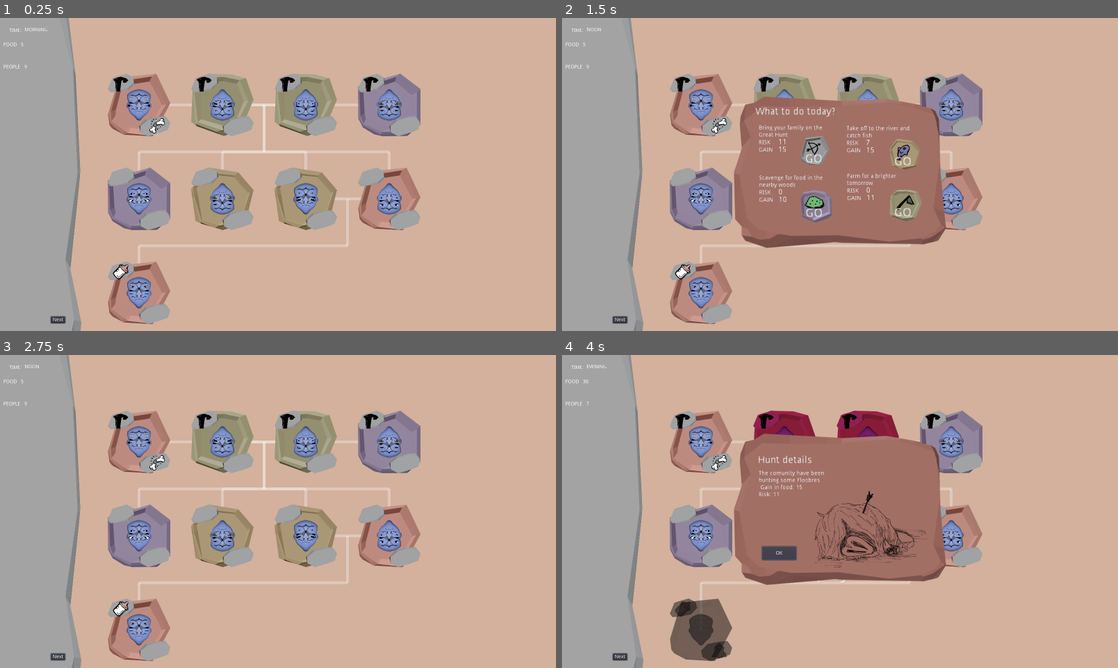
Above: before the commit, frames 1-4 (two rows, left to right).
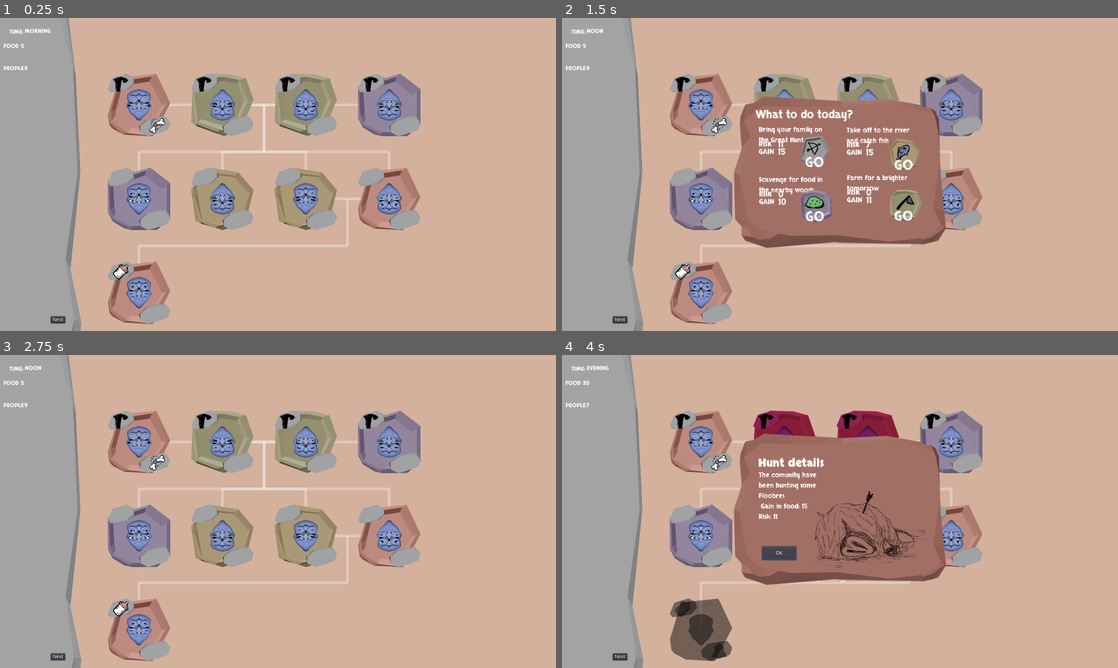
Above: after the commit, the same moments.

Repository: pmoco/GGJ23-FlipFlop_Gene
Game: Godot game, scene res://scenes/test.tscn
Same seed, same stepped clock (60 frames per second), same inputs: the game is played once before the commit and once after it.
Inputs:
- Up to frame 1 (0.25 s): no input
- Up to frame 2 (1.5 s): click "Next" at 0.5 s; click "Next" at 1.25 s
- Up to frame 3 (2.75 s): click "GO" at 2 s
- Up to frame 4 (4 s): click "Next" at 2.75 s; click "OK" at 3.5 s

The runs differ from the first frame. In frame 1, 0.2% of the frame differs, in the area x 0-10%, y 3-17%; in frame 2, 2.3%, in the area x 0-64%, y 3-66%; in frame 3, 0.1%; in frame 4, 0.9%.

Commit message:
Update event mensages

Diff:
--- a/scenes/test.tscn
+++ b/scenes/test.tscn
@@ -14,6 +14,107 @@
 [ext_resource path="res://ASSETS/UI_OVERLAYS/0CLICK_FISH_ACTVITY.png" type="Texture" id=12]
 [ext_resource path="res://ASSETS/UI_OVERLAYS/0CLICK_HARVEST_ACTIVITY.png" type="Texture" id=13]
 [ext_resource path="res://scenes/TaskWindow.gd" type="Script" id=14]
+[ext_resource path="res://ASSETS/__TEXT_FONT__/Skranji-Bold.ttf" type="DynamicFontData" id=15]
+[ext_resource path="res://ASSETS/__TEXT_FONT__/Skranji-Regular.ttf" type="DynamicFontData" id=16]
+
+[sub_resource type="DynamicFont" id=1]
+font_data = ExtResource( 15 )
+
+[sub_resource type="DynamicFont" id=2]
+font_data = ExtResource( 16 )
+
+[sub_resource type="DynamicFont" id=3]
+font_data = ExtResource( 16 )
+
+[sub_resource type="DynamicFont" id=4]
+font_data = ExtResource( 16 )
+
+[sub_resource type="DynamicFont" id=5]
+font_data = ExtResource( 16 )
+
+[sub_resource type="DynamicFont" id=6]
+font_data = ExtResource( 16 )
+
+[sub_resource type="DynamicFont" id=7]
+font_data = ExtResource( 16 )
+
+[sub_resource type="DynamicFont" id=8]
+font_data = ExtResource( 16 )
+
+[sub_resource type="DynamicFont" id=9]
+font_data = ExtResource( 16 )
+
+[sub_resource type="DynamicFont" id=10]
+font_data = ExtResource( 16 )
+
+[sub_resource type="DynamicFont" id=11]
+font_data = ExtResource( 16 )
+
+[sub_resource type="DynamicFont" id=12]
+font_data = ExtResource( 16 )
+
+[sub_resource type="DynamicFont" id=13]
+font_data = ExtResource( 16 )
+
+[sub_resource type="DynamicFont" id=14]
+font_data = ExtResource( 16 )
+
+[sub_resource type="DynamicFont" id=15]
+font_data = ExtResource( 16 )
+
+[sub_resource type="DynamicFont" id=16]
+font_data = ExtResource( 16 )
+
+[sub_resource type="DynamicFont" id=17]
+font_data = ExtResource( 16 )
+
+[sub_resource type="DynamicFont" id=18]
+font_data = ExtResource( 16 )
+
+[sub_resource type="DynamicFont" id=19]
+font_data = ExtResource( 16 )
+
+[sub_resource type="DynamicFont" id=20]
+font_data = ExtResource( 16 )
+
+[sub_resource type="DynamicFont" id=21]
+font_data = ExtResource( 16 )
+
+[sub_resource type="DynamicFont" id=22]
+font_data = ExtResource( 16 )
+
+[sub_resource type="DynamicFont" id=23]
+font_data = ExtResource( 16 )
+
+[sub_resource type="DynamicFont" id=24]
+font_data = ExtResource( 16 )
+
+[sub_resource type="DynamicFont" id=25]
+font_data = ExtResource( 16 )
+
+[sub_resource type="DynamicFont" id=26]
+font_data = ExtResource( 16 )
+
+[sub_resource type="DynamicFont" id=27]
+font_data = ExtResource( 16 )
+
+[sub_resource type="DynamicFont" id=28]
+font_data = ExtResource( 16 )
+
+[sub_resource type="DynamicFont" id=29]
+font_data = ExtResource( 16 )
+
+[sub_resource type="DynamicFont" id=30]
+font_data = ExtResource( 16 )
+
+[sub_resource type="DynamicFont" id=31]
+font_data = ExtResource( 16 )
+
+[sub_resource type="DynamicFont" id=32]
+font_data = ExtResource( 16 )
+
+[sub_resource type="DynamicFont" id=33]
+font_data = ExtResource( 16 )
 
 [node name="Control" type="Control"]
 anchor_right = 1.0
@@ -49,7 +150,8 @@
 
 [node name="Title" type="Label" parent="EventWindow/EventWindowImage/VBoxContainer"]
 margin_right = 300.0
-margin_bottom = 14.0
+margin_bottom = 22.0
+custom_fonts/font = SubResource( 1 )
 text = "TITLE"
 valign = 1
 autowrap = true
@@ -64,7 +166,8 @@
 
 [node name="Description" type="Label" parent="EventWindow/EventWindowImage/VBoxContainer2"]
 margin_right = 175.0
-margin_bottom = 82.0
+margin_bottom = 147.0
+custom_fonts/font = SubResource( 2 )
 text = "çokasokdnfaksdºfkasºdjfasijdfioajdsofijadsoifjaosidjfoiasjdfoiajsdoifjasoidjfaoisdjfoiajsdfioajsdiofjadifjoaisjdiofjaoisdjfaijoiajsidjfoiajsdf"
 autowrap = true
 
@@ -99,6 +202,7 @@
 margin_right = 67.0
 margin_bottom = 43.0
 rect_rotation = 0.362627
+custom_fonts/font = SubResource( 3 )
 text = "TIME: "
 
 [node name="turn" type="Label" parent="SideBar"]
@@ -107,6 +211,7 @@
 margin_right = 111.0
 margin_bottom = 41.0
 rect_rotation = 0.362627
+custom_fonts/font = SubResource( 4 )
 text = " "
 
 [node name="foodContainer" type="Container" parent="SideBar"]
@@ -118,12 +223,14 @@
 [node name="Label" type="Label" parent="SideBar/foodContainer"]
 margin_right = 40.0
 margin_bottom = 14.0
+custom_fonts/font = SubResource( 5 )
 text = "FOOD"
 
 [node name="food" type="Label" parent="SideBar/foodContainer"]
 margin_left = 50.0
 margin_right = 40.0
 margin_bottom = 14.0
+custom_fonts/font = SubResource( 6 )
 
 [node name="peopleContainer" type="Container" parent="SideBar"]
 margin_left = 10.0
@@ -134,6 +241,7 @@
 [node name="Label" type="Label" parent="SideBar/peopleContainer"]
 margin_right = 40.0
 margin_bottom = 14.0
+custom_fonts/font = SubResource( 7 )
 text = "PEOPLE
 "
 
@@ -141,6 +249,7 @@
 margin_left = 60.0
 margin_right = 40.0
 margin_bottom = 14.0
+custom_fonts/font = SubResource( 8 )
 
 [node name="NextButton" type="Button" parent="SideBar"]
 anchor_left = 1.0
@@ -182,7 +291,8 @@
 
 [node name="Title" type="Label" parent="TaskWindow/EventWindowImage/titlebox"]
 margin_right = 304.0
-margin_bottom = 14.0
+margin_bottom = 22.0
+custom_fonts/font = SubResource( 9 )
 text = "What to do today?"
 valign = 1
 autowrap = true
@@ -202,6 +312,7 @@
 margin_top = 4.00001
 margin_right = 175.0
 margin_bottom = 35.0
+custom_fonts/font = SubResource( 10 )
 text = "Bring your family on the Great Hunt"
 autowrap = true
 
@@ -209,6 +320,7 @@
 margin_top = 39.0
 margin_right = 40.0
 margin_bottom = 53.0
+custom_fonts/font = SubResource( 11 )
 text = "RISK"
 
 [node name="HuntRisk" type="Label" parent="TaskWindow/EventWindowImage/HuntBox/Container"]
@@ -217,6 +329,7 @@
 margin_right = 76.0
 margin_bottom = 50.0
 rect_scale = Vector2( 1.3, 1.3 )
+custom_fonts/font = SubResource( 12 )
 
 [node name="HuntGain" type="Label" parent="TaskWindow/EventWindowImage/HuntBox/Container"]
 margin_left = 46.0
@@ -224,11 +337,13 @@
 margin_right = 76.0
 margin_bottom = 68.0
 rect_scale = Vector2( 1.3, 1.3 )
+custom_fonts/font = SubResource( 13 )
 
 [node name="GainLabel" type="Label" parent="TaskWindow/EventWindowImage/HuntBox/Container"]
 margin_top = 57.0
 margin_right = 40.0
 margin_bottom = 71.0
+custom_fonts/font = SubResource( 14 )
 text = "GAIN"
 
 [node name="HuntButton" type="TextureButton" parent="TaskWindow/EventWindowImage/HuntBox/Container"]
@@ -246,6 +361,7 @@
 margin_right = 32.25
 margin_bottom = 56.0833
 rect_scale = Vector2( 2, 2 )
+custom_fonts/font = SubResource( 15 )
 text = "GO"
 
 [node name="ScavengeBox" type="VBoxContainer" parent="TaskWindow/EventWindowImage"]
@@ -263,6 +379,7 @@
 margin_top = 4.00001
 margin_right = 175.0
 margin_bottom = 35.0
+custom_fonts/font = SubResource( 16 )
 text = "Scavenge for food in the nearby woods
 "
 autowrap = true
@@ -271,6 +388,7 @@
 margin_top = 39.0
 margin_right = 40.0
 margin_bottom = 53.0
+custom_fonts/font = SubResource( 17 )
 text = "RISK"
 
 [node name="ScavRisk" type="Label" parent="TaskWindow/EventWindowImage/ScavengeBox/Container"]
@@ -279,6 +397,7 @@
 margin_right = 76.0
 margin_bottom = 50.0
 rect_scale = Vector2( 1.3, 1.3 )
+custom_fonts/font = SubResource( 18 )
 
 [node name="ScavGain" type="Label" parent="TaskWindow/EventWindowImage/ScavengeBox/Container"]
 margin_left = 46.0
@@ -286,11 +405,13 @@
 margin_right = 76.0
 margin_bottom = 68.0
 rect_scale = Vector2( 1.3, 1.3 )
+custom_fonts/font = SubResource( 19 )
 
 [node name="GainLabel" type="Label" parent="TaskWindow/EventWindowImage/ScavengeBox/Container"]
 margin_top = 57.0
 margin_right = 40.0
 margin_bottom = 71.0
+custom_fonts/font = SubResource( 20 )
 text = "GAIN"
 
 [node name="ScavButton" type="TextureButton" parent="TaskWindow/EventWindowImage/ScavengeBox/Container"]
@@ -309,6 +430,7 @@
 margin_right = 32.25
 margin_bottom = 56.0833
 rect_scale = Vector2( 2, 2 )
+custom_fonts/font = SubResource( 21 )
 text = "GO"
 
 [node name="FarmBox" type="VBoxContainer" parent="TaskWindow/EventWindowImage"]
@@ -326,6 +448,7 @@
 margin_top = 4.00001
 margin_right = 175.0
 margin_bottom = 35.0
+custom_fonts/font = SubResource( 22 )
 text = "Farm for a brighter tomorrow
 "
 autowrap = true
@@ -334,6 +457,7 @@
 margin_top = 39.0
 margin_right = 40.0
 margin_bottom = 53.0
+custom_fonts/font = SubResource( 23 )
 text = "RISK"
 
 [node name="FarmRisk" type="Label" parent="TaskWindow/EventWindowImage/FarmBox/Container"]
@@ -342,6 +466,7 @@
 margin_right = 76.0
 margin_bottom = 50.0
 rect_scale = Vector2( 1.3, 1.3 )
+custom_fonts/font = SubResource( 24 )
 
 [node name="FarmGain" type="Label" parent="TaskWindow/EventWindowImage/FarmBox/Container"]
 margin_left = 46.0
@@ -349,11 +474,13 @@
 margin_right = 76.0
 margin_bottom = 68.0
 rect_scale = Vector2( 1.3, 1.3 )
+custom_fonts/font = SubResource( 25 )
 
 [node name="GainLabel" type="Label" parent="TaskWindow/EventWindowImage/FarmBox/Container"]
 margin_top = 57.0
 margin_right = 40.0
 margin_bottom = 71.0
+custom_fonts/font = SubResource( 26 )
 text = "GAIN"
 
 [node name="FarmButton" type="TextureButton" parent="TaskWindow/EventWindowImage/FarmBox/Container"]
@@ -371,6 +498,7 @@
 margin_right = 32.25
 margin_bottom = 56.0833
 rect_scale = Vector2( 2, 2 )
+custom_fonts/font = SubResource( 27 )
 text = "GO"
 
 [node name="FishtBox" type="VBoxContainer" parent="TaskWindow/EventWindowImage"]
@@ -388,6 +516,7 @@
 margin_top = 4.00001
 margin_right = 175.0
 margin_bottom = 35.0
+custom_fonts/font = SubResource( 28 )
 text = "Take off to the river and catch fish"
 autowrap = true
 
@@ -395,6 +524,7 @@
 margin_top = 39.0
 margin_right = 40.0
 margin_bottom = 53.0
+custom_fonts/font = SubResource( 29 )
 text = "RISK"
 
 [node name="FishRisk" type="Label" parent="TaskWindow/EventWindowImage/FishtBox/Container"]
@@ -403,6 +533,7 @@
 margin_right = 76.0
 margin_bottom = 50.0
 rect_scale = Vector2( 1.3, 1.3 )
+custom_fonts/font = SubResource( 30 )
 
 [node name="FishGain" type="Label" parent="TaskWindow/EventWindowImage/FishtBox/Container"]
 margin_left = 46.0
@@ -410,6 +541,7 @@
 margin_right = 76.0
 margin_bottom = 68.0
 rect_scale = Vector2( 1.3, 1.3 )
+custom_fonts/font = SubResource( 31 )
 
 [node name="FishButton" type="TextureButton" parent="TaskWindow/EventWindowImage/FishtBox/Container"]
 margin_left = 103.0
@@ -427,12 +559,14 @@
 margin_right = 32.25
 margin_bottom = 56.0833
 rect_scale = Vector2( 2, 2 )
+custom_fonts/font = SubResource( 32 )
 text = "GO"
 
 [node name="GainLabel" type="Label" parent="TaskWindow/EventWindowImage/FishtBox/Container"]
 margin_top = 57.0
 margin_right = 40.0
 margin_bottom = 71.0
+custom_fonts/font = SubResource( 33 )
 text = "GAIN"
 
 [connection signal="pressed" from="EventWindow/EventWindowImage/Button" to="EventWindow" method="_on_Button_pressed"]
--- a/scripts/Events/DiedEvent.gd
+++ b/scripts/Events/DiedEvent.gd
@@ -16,8 +16,8 @@
 	if !character_to_kill.is_alive:
 		print(character_to_kill.is_alive)
 		return -1
-	self.title = "Someone Died!"
-	self.text = "Prepare the funeral "+character_to_kill.first_name+" " +character_to_kill.last_name+ "just died"
+	self.title = "Someone passed away!"
+	self.text = "Prepare the funeral "+character_to_kill.first_name+" " +character_to_kill.last_name+ "just left this world"
 
 	self.eventName =  "ThisisaDeathEvent"
 	self.photoPath = "SPLASHART/SPLASHART_DEATH.png"
--- a/scripts/Events/DineEvent.gd
+++ b/scripts/Events/DineEvent.gd
@@ -3,7 +3,7 @@
 
 func triggerEvent(scene) :
 	self.title = "Time to dine"
-	self.text = "Food: "+ String(scene.food) + "\nPeople to feed: "+ String(scene.peopleCount)+ "\n Children eat first Elders in last and if someone hungry doesn't eat dies\nSick in 2 food"
+	self.text = "Food: "+ String(scene.food) + "\nPeople to feed: "+ String(scene.peopleCount)+ "\n children eat first Elders in last and if someone hungry doesn't eat dies\nSick in 2 food"
 
 	self.eventName =  "ThisisaDineEvent"
 	self.photoPath = "SPLASHART/SPLASHART_MEAL TIME.png"
--- a/scripts/Events/ExtrafoodEvent.gd
+++ b/scripts/Events/ExtrafoodEvent.gd
@@ -9,7 +9,7 @@
 	var character: Character = list_characters[randi() % list_characters.size()] # TODO select random
 	self.title = "A member found extra food"
 
-	self.text = character.first_name+" " +character.last_name+ " found a pile of food"
+	self.text = character.first_name+" " +character.last_name+ " found a pile of food laying in the ground\nWhat a luck"
 
 	scene.food = scene.food +5
 
--- a/scripts/Events/FarmingEvent.gd
+++ b/scripts/Events/FarmingEvent.gd
@@ -3,7 +3,7 @@
 
 func triggerEvent(scene) :
 	self.title = "Farming details"
-	self.text = "The comunity have been planting some bots\n Gain in food: "+ String(scene.gain) + "\nRisk: "+ String(scene.risk)
+	self.text = "The comunity have been planting some botshmatonds\n Gain in food: "+ String(scene.gain) + "\nRisk: "+ String(scene.risk)
 
 	scene.food = scene.gain + scene.food
 	self.eventName =  "ThisisaAgricultureEvent"
--- a/scripts/Events/MarryEvent.gd
+++ b/scripts/Events/MarryEvent.gd
@@ -14,7 +14,7 @@
 		return -1
 	if is_instance_valid(character2.partner):
 		return -1
-	self.title = character1.first_name+" " +character1.last_name+" as Married with "+character2.first_name+" " +character2.last_name
+	self.title = character1.first_name+" " +character1.last_name+" as married with "+character2.first_name+" " +character2.last_name
 	self.text = "Prepare the wedding love is in the air"
 
 	scene.peopleCount = scene.peopleCount +1
--- a/scripts/Events/ScavengeEvent.gd
+++ b/scripts/Events/ScavengeEvent.gd
@@ -3,7 +3,7 @@
 
 func triggerEvent(scene) :
 	self.title = "Scavenge details"
-	self.text = "The comunity have been Searching Shomble berries\n Gain in food: "+ String(scene.gain) + "\nRisk: "+ String(scene.risk)
+	self.text = "The comunity have been searching Shomble berries\n Gain in food: "+ String(scene.gain) + "\nRisk: "+ String(scene.risk)
 
 	scene.food = scene.gain + scene.food
 	self.eventName =  "ThisisaScavengeEvent"
--- a/scripts/Events/SickEvent.gd
+++ b/scripts/Events/SickEvent.gd
@@ -19,7 +19,7 @@
 		character_to_kill.is_alive = false
 
 	else:
-		self.title = "Sickness in the family"
+		self.title = "Sick member in the family"
 		self.text = character_to_kill.first_name+" " +character_to_kill.last_name+ " got sick"
 
 	self.eventName =  "ThisisaSickEvent"
--- a/scripts/Events/StrangerFoundEvent.gd
+++ b/scripts/Events/StrangerFoundEvent.gd
@@ -8,7 +8,7 @@
 	var  StrangerFirstName = possible_names[randi() % possible_names.size()]
 	var StrangerLastName = possible_names[randi() % possible_names.size()]
 	self.title = StrangerFirstName+ " " + StrangerLastName +" as Approached the tribe"
-	self.text = "a Stranger approached and called you a great bug fortune  (+1 Pepl)"
+	self.text = "a Stranger approached and would like to join the community"
 
 	scene.peopleCount = scene.peopleCount +1
 
Not shown, added: ASSETS/__TEXT_FONT__/OFL.txt
Binary file added: ASSETS/__TEXT_FONT__/Skranji-Bold.ttf
Binary file added: ASSETS/__TEXT_FONT__/Skranji-Regular.ttf
Not shown: 1 places in scenes/test.tscn that only renumber resources
